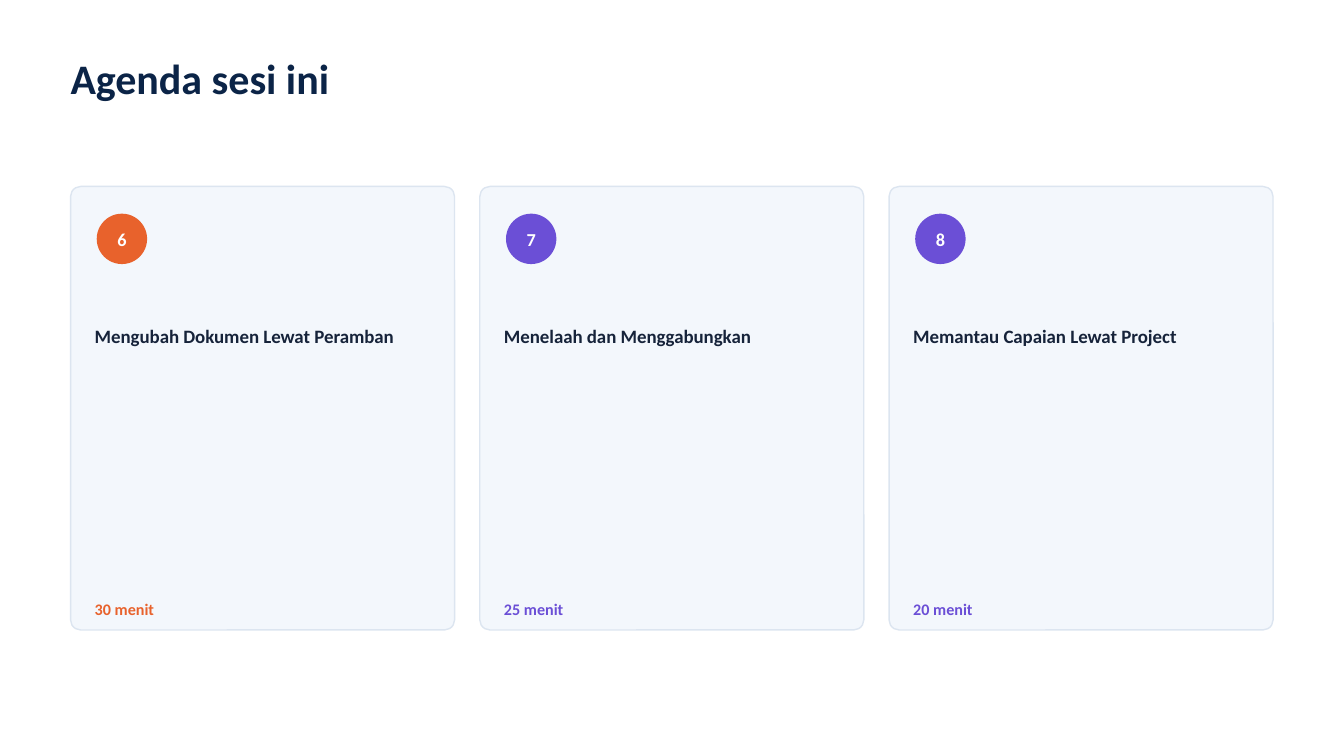
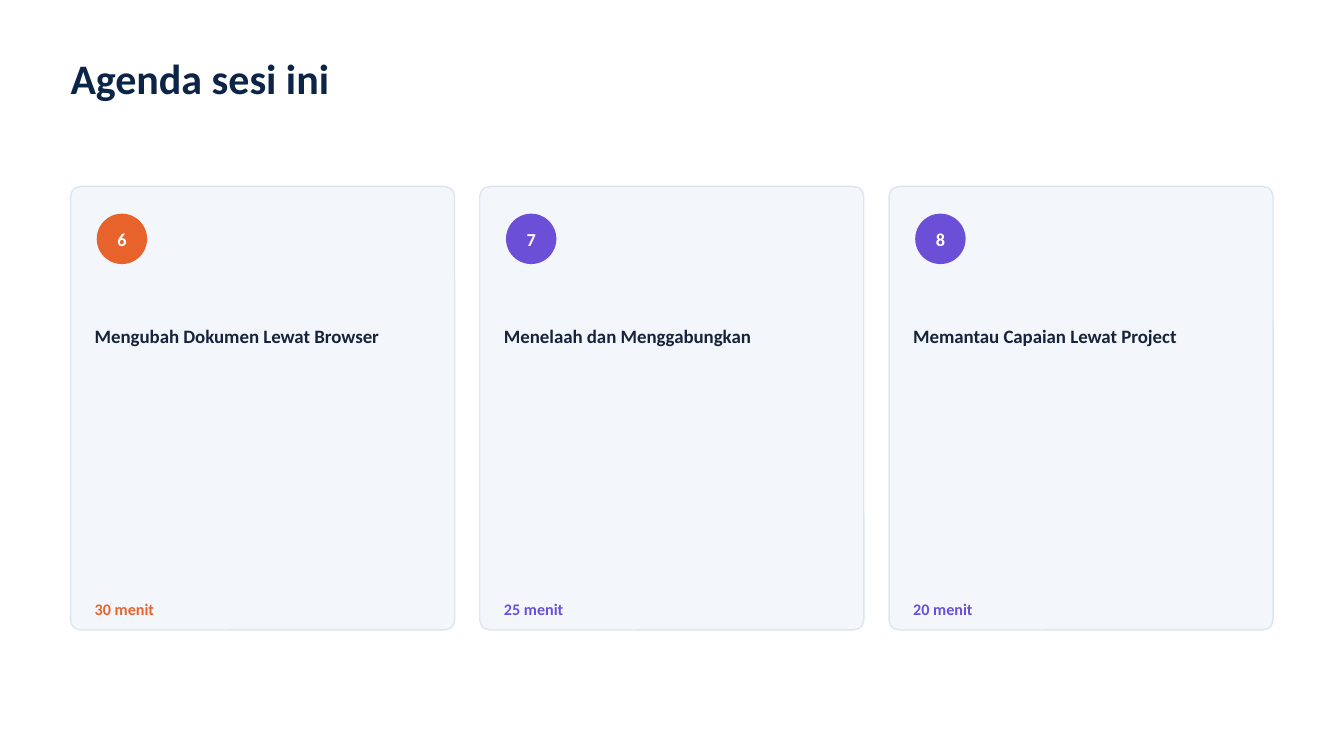
Before and after one commit to idtc-id/panduan-github, a slide deck: slide 2 of slide/Pelatihan-GitHub-IDTC-Sesi2.pptx. Drawn at 1344x756 pixels with LibreOffice and Linux fonts; fonts in the diff are those of the drawing. Boxes give left, top, right and bottom in pixels: in the first picture for what was removed or moved away, otherwise in the second. Text is boxed around its words. In the diff, an @@ line names an element or a change of style, - is before the commit and + after.

```diff
--- a/slide/Pelatihan-GitHub-IDTC-Sesi2.pptx
+++ b/slide/Pelatihan-GitHub-IDTC-Sesi2.pptx
@@ text at (95,329,379,346): text changed @@
-Mengubah Dokumen Lewat Peramban
+Mengubah Dokumen Lewat Browser
```
Also in this commit, not shown: 3 other slides changed, 6 other files.
